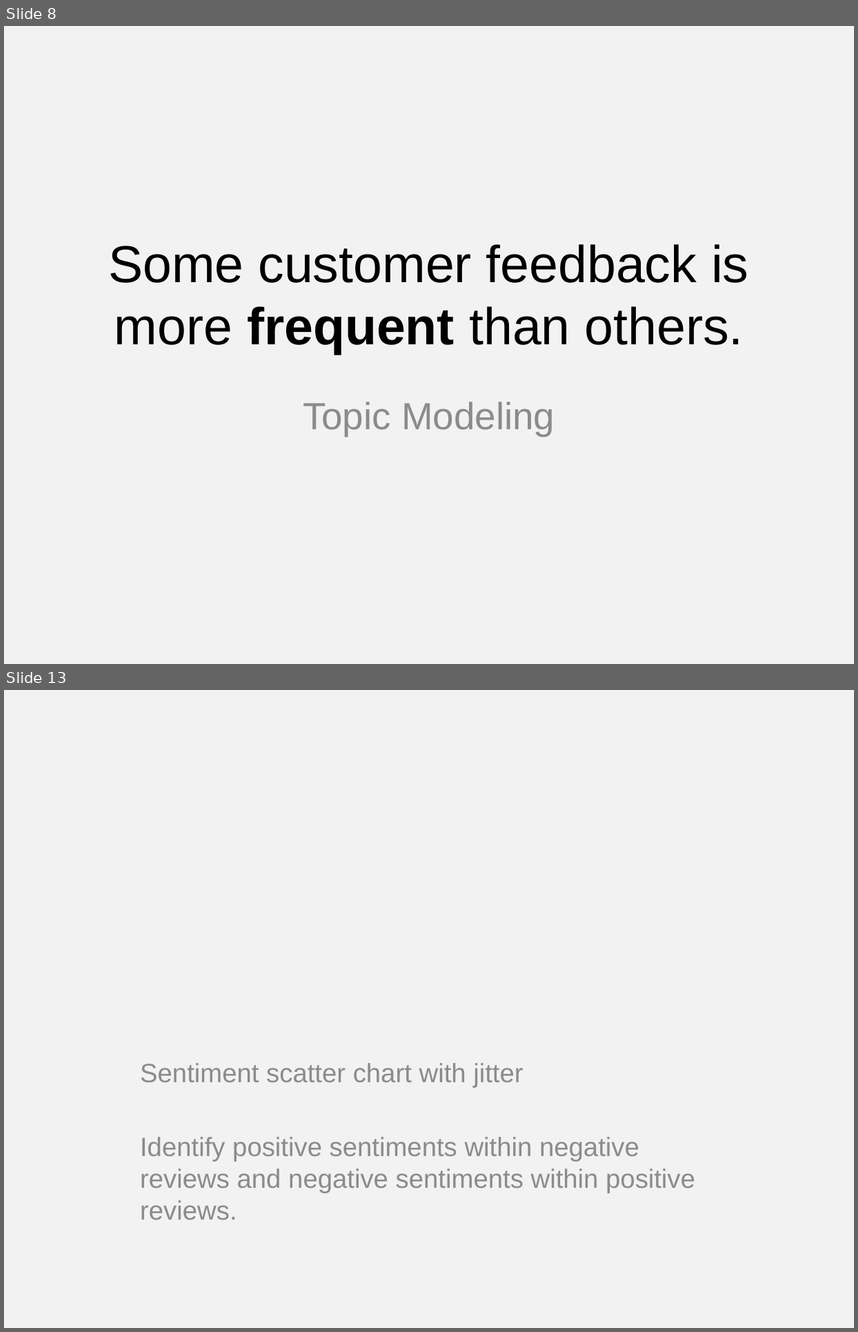
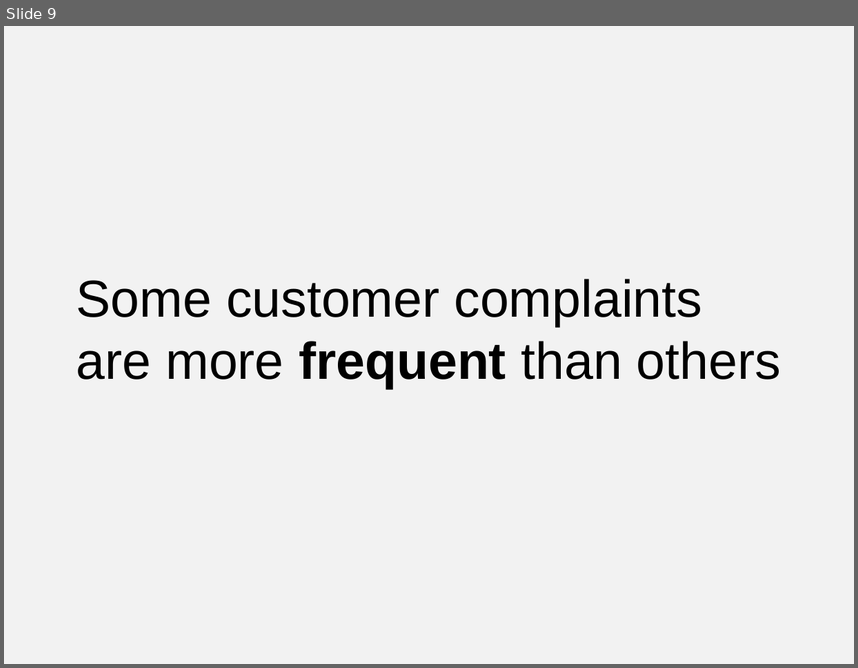
Before and after one commit to josiahdavis/earl, a slide deck: slides.pptx. Shown one above the other, each under a label of ours: slides 8 and 13 before the commit, slide 9 after it; the slides between them are not shown. The pictures are 858x1332 and 858x668 pixels, drawn with LibreOffice and Linux fonts; fonts in the diff are those of the drawing. Boxes give left, top, right and bottom in pixels: in the first picture for what was removed or moved away, otherwise in the second. Text is boxed around its words. In the diff, an @@ line names an element or a change of style, - is before the commit and + after.

```diff
--- a/slides.pptx
+++ b/slides.pptx
@@ slide 13 removed at (4,690,854,1328), background #F2F2F2 @@
@@ subtitle removed at (140,1063,695,1219) @@
-Sentiment scatter chart with jitter
-Identify positive sentiments within negative reviews and negative sentiments within positive reviews.
@@ what was slide 8 is now slide 9 @@
@@ slide 9 changed as well @@
@@ title at (76,279,781,388): text changed @@
-Some customer feedback is more frequent than others.
+Some customer complaints are more frequent than others
@@ subtitle removed at (303,401,555,436) @@
-Topic Modeling
```
Also in this commit, not shown: 3 other slides changed, 19 slides added, 8 other slides removed, 51 other files.
